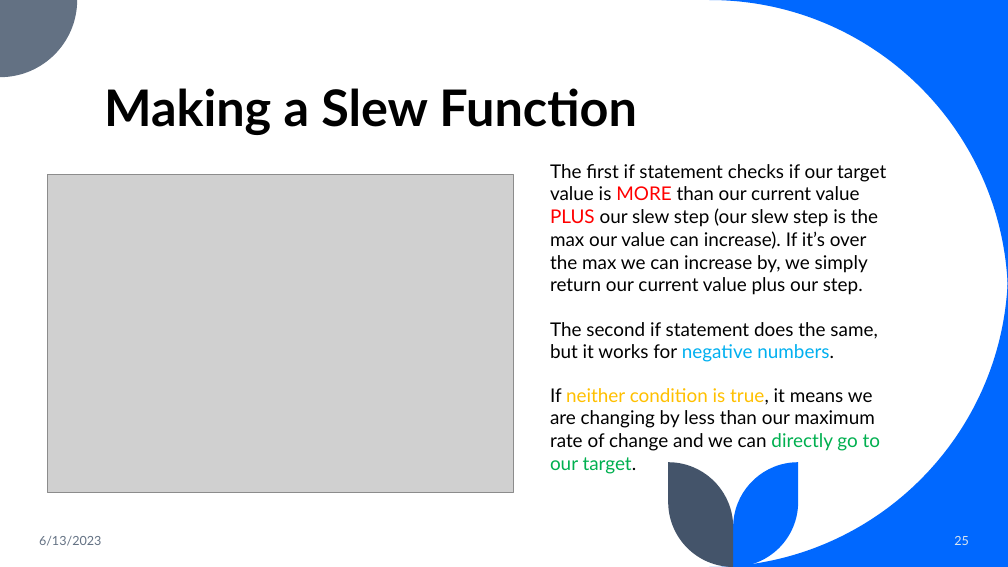
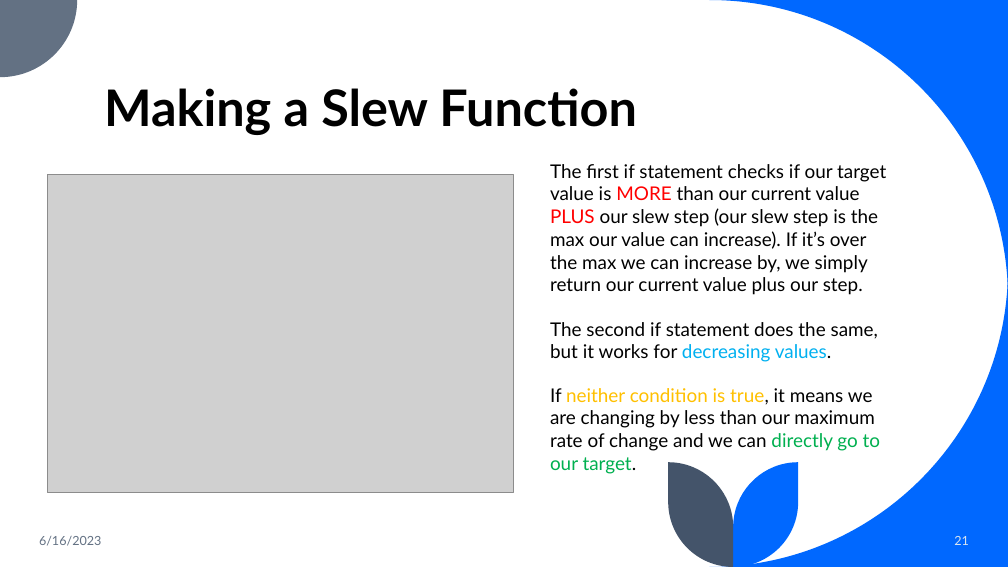
Before and after one commit to terrapinrobotics/code-camp-presentations, a slide deck: slide 21 of VEX Camp Day 2.pptx (slide 25 before the commit). Drawn at 1008x567 pixels with LibreOffice and Linux fonts; fonts in the diff are those of the drawing; grey boxes stand for pictures. Boxes give left, top, right and bottom in pixels: in the first picture for what was removed or moved away, otherwise in the second. Text is boxed around its words. In the diff, an @@ line names an element or a change of style, - is before the commit and + after.

```diff
--- a/VEX Camp Day 2.pptx
+++ b/VEX Camp Day 2.pptx
@@ text at (550,322,878,362): text changed @@
-The second if statement does the same, but it works for negative numbers.
+The second if statement does the same, but it works for decreasing values.
@@ text at (39,536,101,546): text changed @@
-6/13/2023
+6/16/2023
@@ page number at (954,536,969,545): text changed @@
-25
+21
```
Also in this commit, not shown: 7 other slides changed, 4 slides removed, 2 other files.
